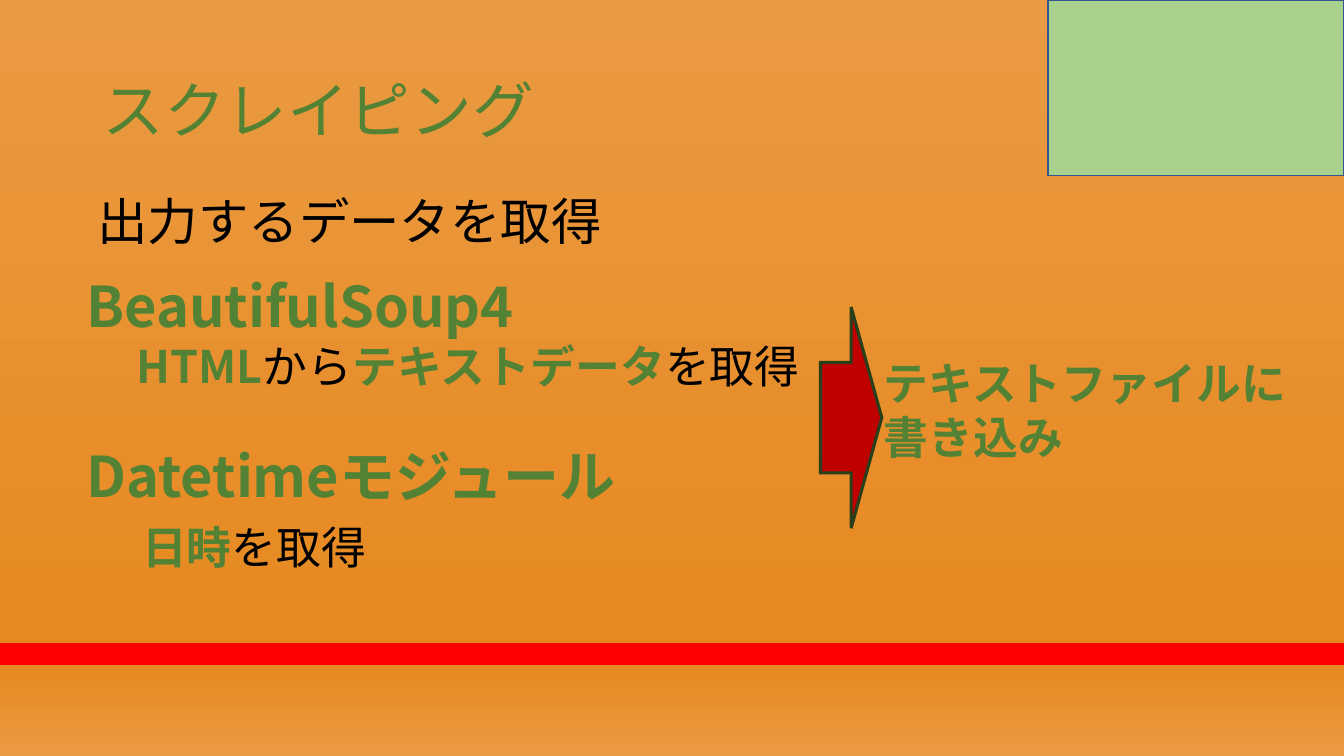
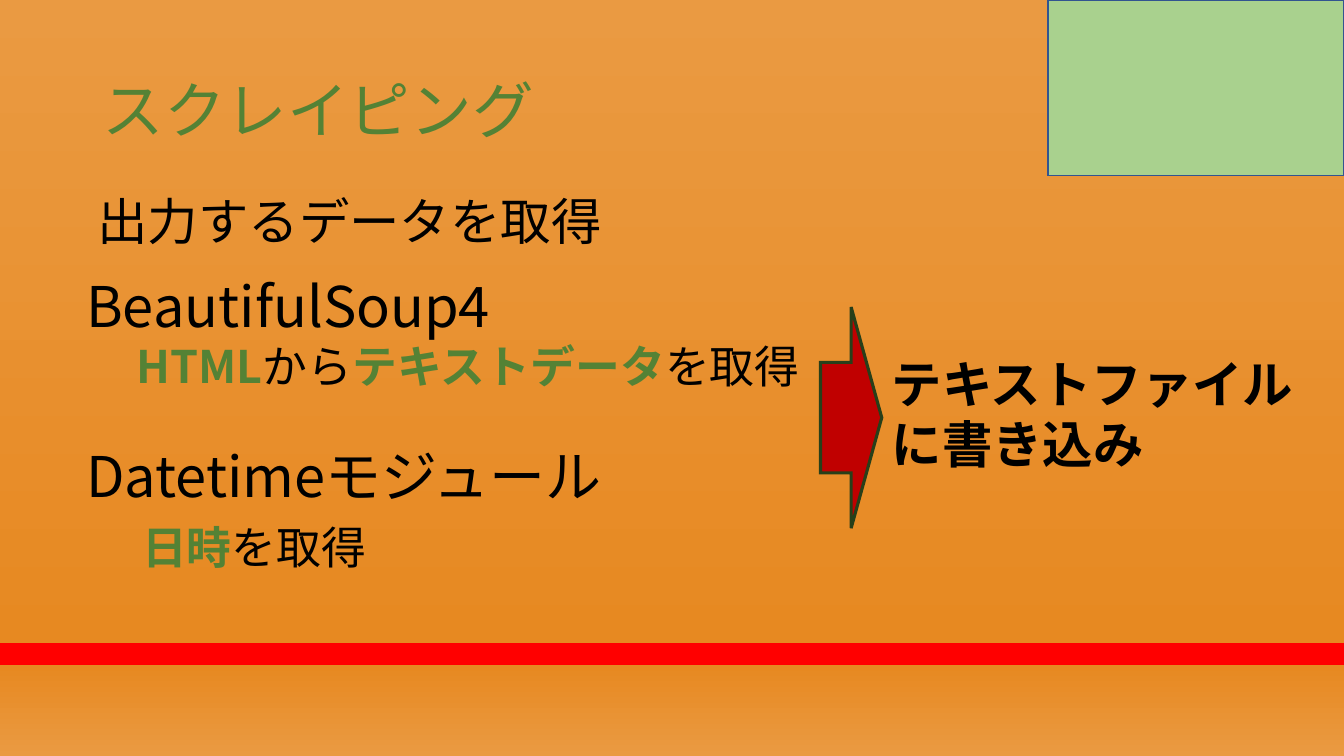
Before and after one commit to RikiishiSuzunosuke/AIspeaker_yosie, a slide deck: slide 14 of presentation/第二回プレゼン_アウトライン.pptx (slide 12 before the commit). Drawn at 1344x756 pixels with LibreOffice and Linux fonts; fonts in the diff are those of the drawing. Boxes give left, top, right and bottom in pixels: in the first picture for what was removed or moved away, otherwise in the second. Text is boxed around its words. In the diff, an @@ line names an element or a change of style, - is before the commit and + after.

```diff
--- a/presentation/第二回プレゼン_アウトライン.pptx
+++ b/presentation/第二回プレゼン_アウトライン.pptx
@@ text at [86, 281, 490, 340]: text colour #548235 to #000000, letter outline #000000 0.75 pt to none, bold off in "BeautifulSoup4" @@
@@ text at [892, 362, 1294, 468]: text changed; size 32 to 36 pt; text colour #548235 to #000000 @@
-テキストファイルに
-書き込み
+テキストファイルに書き込み
@@ text at [86, 452, 601, 499]: text colour #548235 to #000000, letter outline #000000 0.75 pt to none, bold off in "Datetimeモジュール" @@
```
Also in this commit, not shown: 8 other slides changed, 2 slides added, 4 other files.
